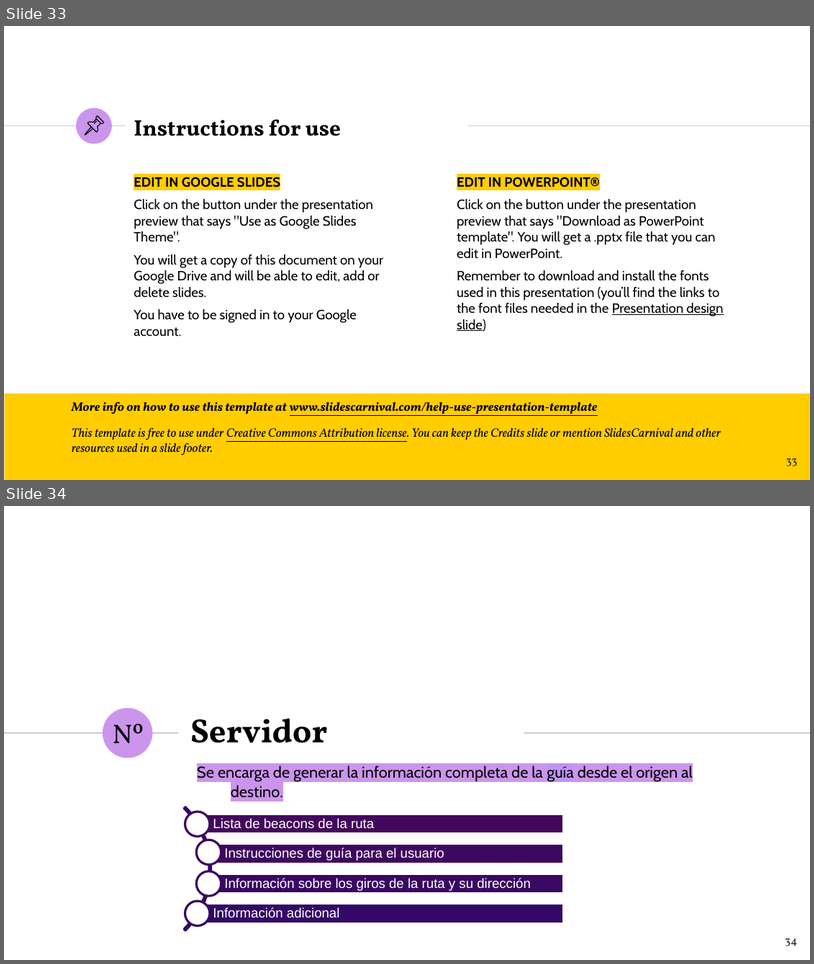
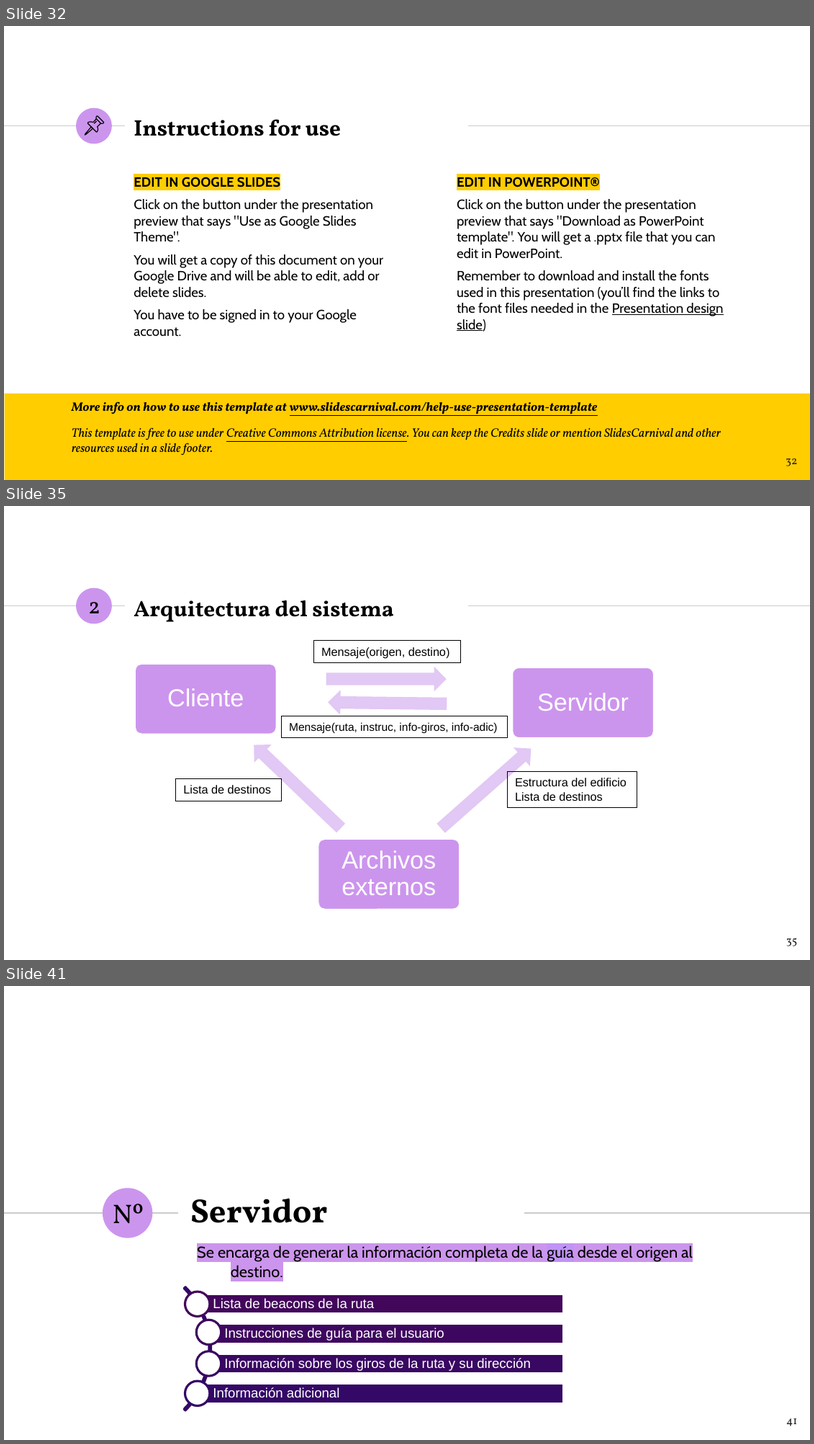
Before and after one commit to NILGroup/TFG-1920-DiscapacidadVisual, a slide deck: Defensa/Viola · SlidesCarnival_DiaposClara.pptx. Shown one above the other, each under a label of ours: slides 33 and 34 before the commit, slides 32, 35 and 41 after it; the slides between them are not shown. The pictures are 814x964 and 814x1444 pixels, drawn with LibreOffice and Linux fonts; fonts in the diff are those of the drawing. Boxes give left, top, right and bottom in pixels: in the first picture for what was removed or moved away, otherwise in the second. Text is boxed around its words. In the diff, an @@ line names an element or a change of style, - is before the commit and + after.

```diff
--- a/Defensa/Viola · SlidesCarnival_DiaposClara.pptx
+++ b/Defensa/Viola · SlidesCarnival_DiaposClara.pptx
@@ slide 35 added at [4,506,810,960], background #FFFFFF; not listed: 3 template elements that a slide beside it also shows @@
@@ text added at [88,602,100,624], 20 pt, text #000000 @@
+2
@@ title added at [134,600,394,622], 20 pt, text #000000, bold @@
+Arquitectura del sistema
@@ rectangle added at [314,641,461,663], outline #000000 0.75 pt, 10.5 pt, text #000000 @@
+Mensaje(origen, destino)
@@ right arrow added at [328,690,448,716], fill #E2C8F4 @@
@@ rectangle added at [281,716,508,737], outline #000000 0.75 pt, 10 pt, text #000000 @@
+Mensaje(ruta, instruc, info-giros, info-adic)
@@ group added at [134,663,655,909]: 3 rounded rectangles, 3 texts, 2 left arrows, 1 right arrow @@
+Archivos externos
+Servidor
+Cliente
@@ rectangle added at [176,779,281,801], outline #000000 0.75 pt, 10.5 pt, text #000000 @@
+Lista de destinos
@@ rectangle added at [507,771,637,808], outline #000000 0.75 pt, 10.5 pt, text #000000 @@
+Estructura del edificio
+Lista de destinos
@@ page number added at [787,937,797,946], 10 pt, text #1D1D1B @@
+35
@@ what was slide 33 is now slide 32 @@
@@ page number at [786,458,797,466]: text changed @@
-33
+32
@@ what was slide 34 is now slide 41 @@
@@ page number at [787,1418,797,1426]: text changed @@
-34
+41
```
Also in this commit, not shown: 6 slides changed, 7 other slides added, 1 slide removed, 23 other files.
